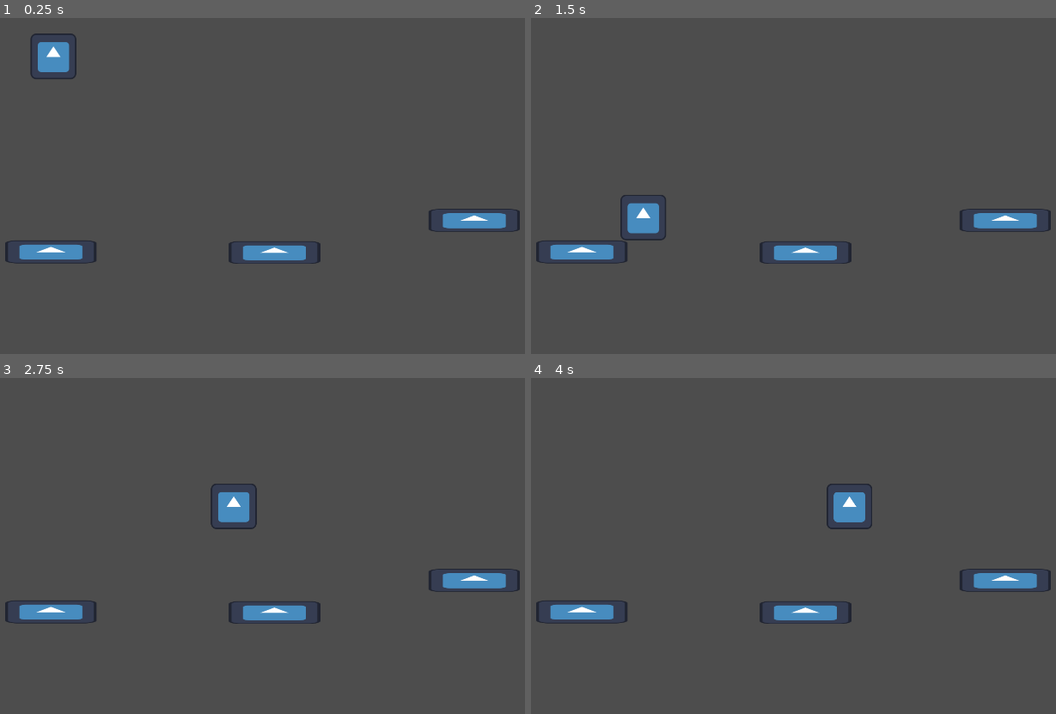
Above: before the commit, frames 1-4 (two rows, left to right).
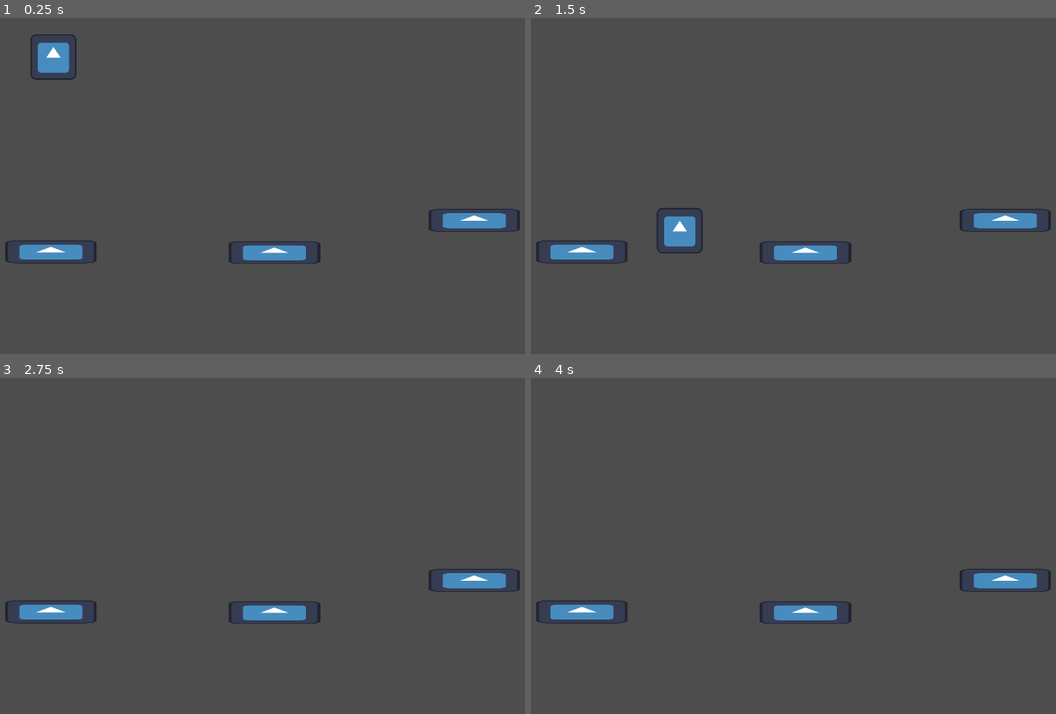
Above: after the commit, the same moments.

Repository: charliegregg/TriJamTTT
Game: Godot game, scene res://scenes/main.tscn
Two runs of this game, one before a commit and one after it. Both use one fixed random seed, a clock stepped at 60 frames per second and the inputs below. The engine's default icon, where the game draws it, is replaced by a stand-in: a white triangle on a blue panel in a dark square.
Inputs:
- Up to frame 1 (0.25 s): no input
- Up to frame 2 (1.5 s): hold D (move_right) from 0.53 s (still down); tap Space (move_jump) at 0.77 s
- Up to frame 3 (2.75 s): tap Space (move_jump) at 1.52 s; release D (move_right) at 2.03 s; hold A (move_left) from 2.03 s (still down)
- Up to frame 4 (4 s): release A (move_left) at 2.78 s; hold D (move_right) from 2.78 s (still down); tap Space (move_jump) at 3.02, 3.77 s

The runs differ from the first frame. In frame 1, 0.1% of the frame differs, in the area x 6-15%, y 4-19%; in frame 2, 1.3%, in the area x 17-33%, y 52-71%; in frame 3, 0.7%; in frame 4, 0.7%.

Commit message:
better player

Diff:
--- a/scripts/player.gd
+++ b/scripts/player.gd
@@ -2,9 +2,9 @@
 
 @export var GRAVITY = 980
 
-@export var speed = 450
+@export var speed = 4500
 @export var jump_height = 300
-@export var friction = 0.7
+@export var friction = 15
 @export var coyote = 0.1
 @export var pre_jump = 0.1
 
@@ -22,7 +22,8 @@
 	if is_on_floor():
 		last_ground = 0
 	if (is_on_floor() or last_ground < coyote) and last_jump < pre_jump:
-		last_ground = 0
+		last_ground = 1
+		coyote = 1
 		velocity.y = -sqrt(2 * GRAVITY * jump_height)
 	else:
 		velocity.y += GRAVITY * delta
@@ -31,7 +32,7 @@
 	velocity += inp * speed * delta / 2
 	move_and_slide()
 	velocity += inp * speed * delta / 2
-	velocity *= exp(-friction * delta)
+	velocity.x *= exp(-friction * delta)
 
 
 	if Input.is_action_just_pressed("ui_cancel"):
